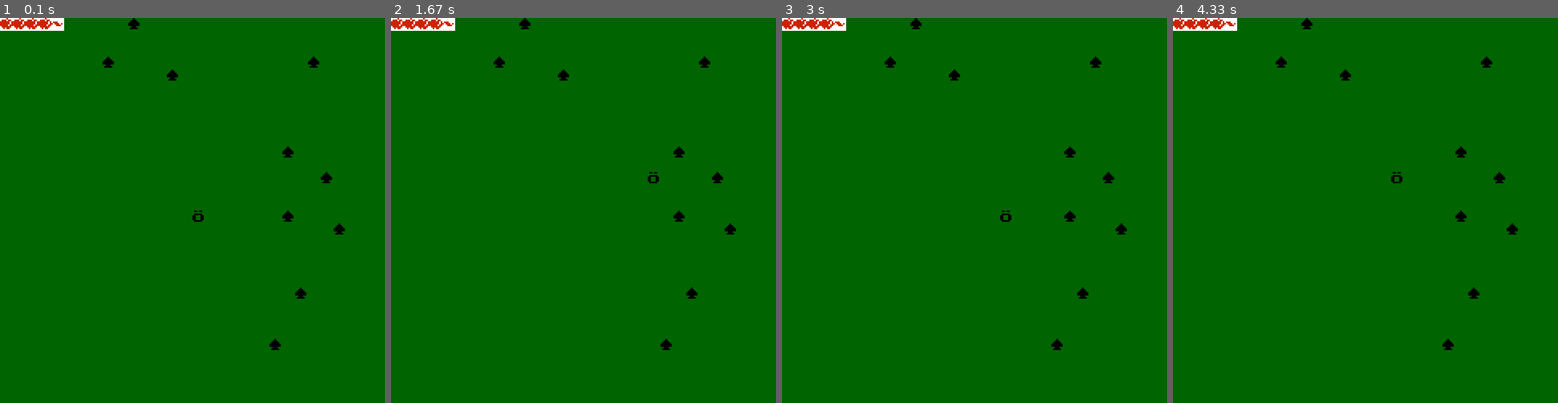
Above: before the commit, frames 1-4 (left to right).
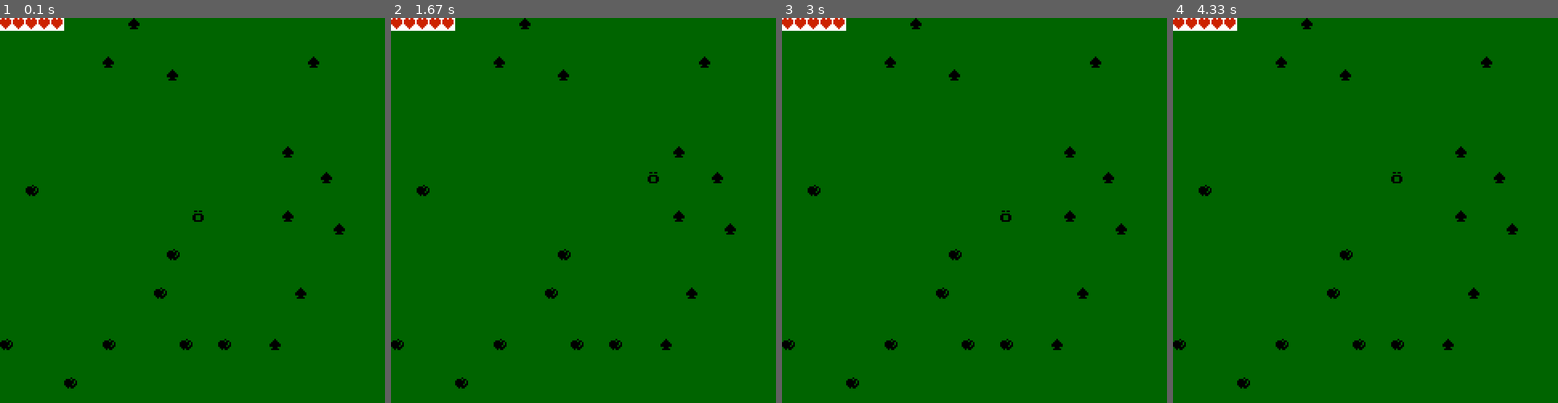
Above: after the commit, the same moments.

Repository: EuMiguelll/Projeto-Python-Individual-EuMiguel
Game: pygame game, started from codigo/jogo.py
Two runs of this game, one before a commit and one after it. Both use one fixed random seed, a clock stepped at 60 frames per second and the inputs below.
Inputs:
- Up to frame 1 (0.1 s): no input
- Up to frame 2 (1.67 s): hold Right 0.33-0.8 s; hold Up 0.83-1.28 s; hold Right from 1.32 s (still down)
- Up to frame 3 (3 s): release Right at 1.8 s; hold Left 1.83-2.37 s; hold Down 2.4-2.92 s; hold Left from 2.95 s (still down)
- Up to frame 4 (4.33 s): release Left at 3.48 s; hold Up 3.52-4.05 s; hold Right from 4.08 s (still down)

The runs differ from the first frame. In frame 1, 0.8% of the frame differs, in the area x 0-60%, y 0-97%; in frame 2, 0.8%; in frame 3, 0.8%; in frame 4, 0.8%.

Commit message:
leva dano quando pisa no espinho, recupera vida quando pega fruta, quando ta full hp avisa que ta full hp e deixa vida max

Diff:
--- a/codigo/inicializacao.py
+++ b/codigo/inicializacao.py
@@ -11,6 +11,11 @@
     # Uma posição é uma lista com exatas dois elementos: a posição x e a posição y.
     # Além disso, a posição gerada deve ser adicionada à lista de posições ocupadas.
 
+    #ocupa o espaco do coracao
+    for x in range (0,5):
+        posicoes_ocupadas.append([x,0])
+
+    #gera uma posicao desocupada
     x_pos = randint(0, largura_mapa)
     y_pos = randint(0, altura_mapa)
 
@@ -100,7 +105,7 @@
     return {
         'tela_atual': TELA_JOGO,
         'pos_jogador': pos_jogador,
-        'vidas': 4,  # Quantidade atual de vidas do jogador - ele pode perder vidas ao colidir com espinhos ou ganhar vidas ao pegar corações
+        'vidas': 5,  # Quantidade atual de vidas do jogador - ele pode perder vidas ao colidir com espinhos ou ganhar vidas ao pegar corações
         'max_vidas': 5,  # Quantidade máxima de vidas que o jogador pode ter - o valor da chave 'vidas' nunca pode ser maior que o valor da chave 'max_vidas'
         'objetos': objetos,
         'mapa': mapa,
--- a/codigo/tela_jogo.py
+++ b/codigo/tela_jogo.py
@@ -19,13 +19,17 @@
             motor.desenha_string(janela, x, y, " ", VERDE_ESCURO, VERDE_ESCURO)
 
     #Desenha vida com caveiras no espaco restante
-    string_vida = (estado["vidas"]*CORACAO)+(estado["max_vidas"]-estado["vidas"])*DANO
+    string_vida = (estado["vidas"]*VIDA)+(estado["max_vidas"]-estado["vidas"])*DANO
     motor.desenha_string(janela, 0,0, string_vida, BRANCO, VERMELHO_ESCURO)
 
-    #desenha os espinhos
+
+
+    #desenha os espinhos e o coracao
     for objeto in estado["objetos"]:
         if objeto["tipo"] == ESPINHO:
             motor.desenha_string(janela, objeto["posicao"][0], objeto["posicao"][1], ESPINHO, VERDE_ESCURO, PRETO)
+        elif objeto["tipo"] == CORACAO:
+            motor.desenha_string(janela, objeto["posicao"][0], objeto["posicao"][1], CORACAO, VERDE_ESCURO, PRETO)
 
     #desenha o personagem principal
     motor.desenha_string(janela, estado["pos_jogador"][0], estado["pos_jogador"][1], JOGADOR, VERDE_ESCURO, PRETO)
@@ -46,13 +50,6 @@
     # Começamos apagando a mensagem anterior, pois ela já foi mostrada no frame anterior
     estado['mensagem'] = ''
 
-    for objeto in estado["objetos"]:
-        if objeto["tipo"] == ESPINHO:
-            if objeto["posicao"] == estado["pos_jogador"]:
-                estado["mensagem"] = "VOCE TOCOU NO ESPINHO!! -1HP"
-                estado["vidas"] -=1
-
-
     # Escreva seu código para atualizar o dicionário "estado" com base na tecla apertada pelo jogador aqui
     #andar direita e esquerda
     if tecla == motor.SETA_DIREITA:
@@ -65,6 +62,27 @@
     if tecla == motor.SETA_BAIXO:
         estado["pos_jogador"][1]+=1
 
+
+
+
+    #checa se o jogador está tocando em um espinho ou coracao
+    for objeto in estado["objetos"]:
+        if objeto["tipo"] == ESPINHO:
+            if objeto["posicao"] == estado["pos_jogador"]:
+                estado["mensagem"] = "VOCE TOCOU NO ESPINHO!! -1HP"
+                estado["vidas"] -=1
+        elif objeto["tipo"] == CORACAO:
+            if objeto["posicao"] == estado["pos_jogador"]:
+                if estado["vidas"] < estado["max_vidas"]:
+                    estado["mensagem"] = "VOCE PEGOU UMA VIDA!! +1HP"
+                    estado["vidas"] +=1
+                else:
+                    estado["mensagem"] = "FULL HP!!"
+
+    #fecha o jogo se perder as vidas
+    if estado["vidas"] == 0:
+        estado["tela_atual"] = SAIR
+
     # Ao apertar a tecla 'i', o jogador deve ver o inventário
     if tecla == 'i':
         estado['tela_atual'] = TELA_INVENTARIO
Not shown, changed: docs/funcionalidades-implementadas.md
